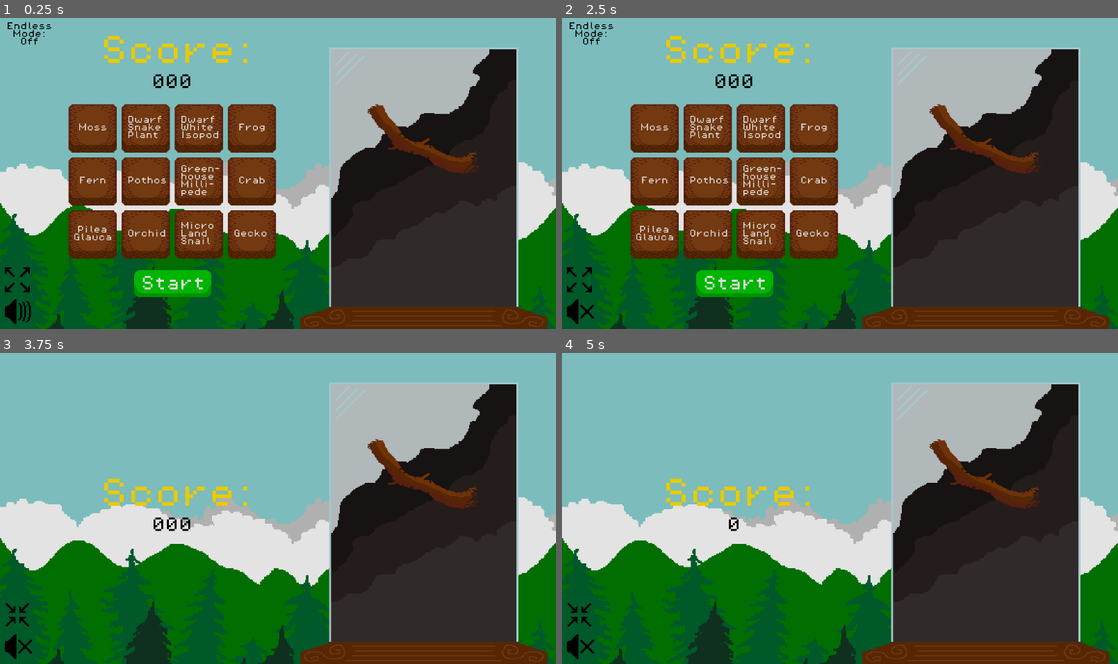
Above: before the commit, frames 1-4 (two rows, left to right).
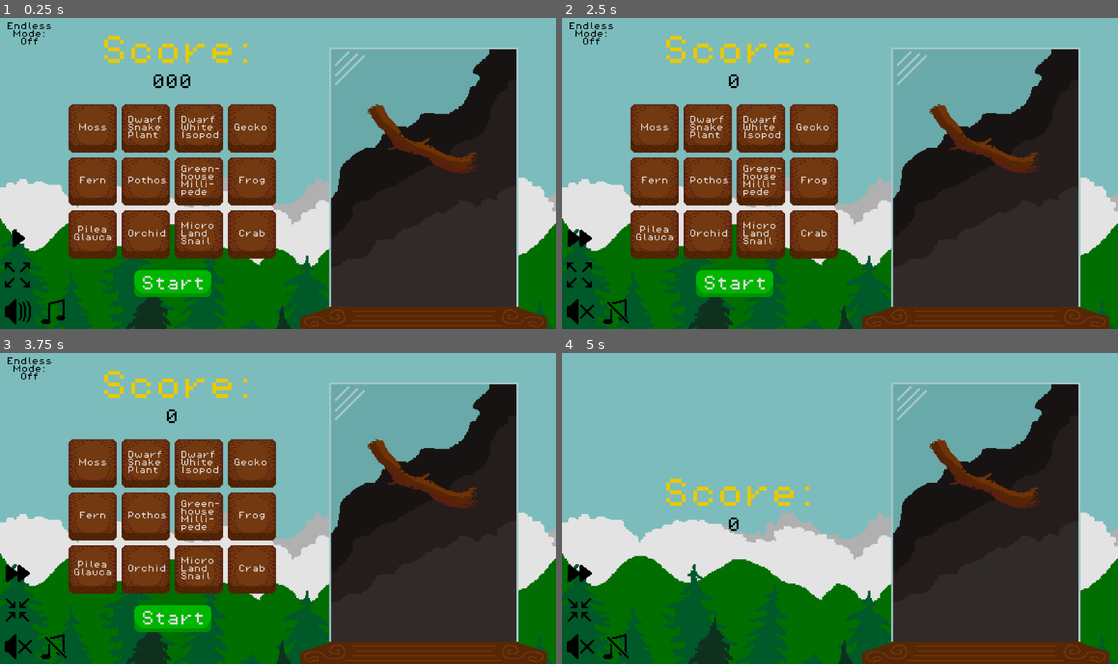
Above: after the commit, the same moments.

Repository: AdamOravecz1/GameJam2025
Game: Godot game, scene res://Scenes/main.tscn
The game is run twice, just before and just after one commit, with the same random seed, the same clock (stepped at 60 frames per second) and the same inputs.
Inputs (mouse positions are in pixels of both pictures, inside the frame that each line leads up to; where the layout moved, square brackets give the same spot in the first picture):
- Up to frame 1 (0.25 s): no input
- Up to frame 2 (2.5 s): click (578, 310) at 0.5 s; click (617, 313) at 1.27 s; click (578, 238) at 2.02 s
- Up to frame 3 (3.75 s): click "Start" at 2.75 s; click (16, 611) [16, 614] at 3.5 s
- Up to frame 4 (5 s): click "Start" at 4.25 s

The runs differ from the first frame. In frame 1, 14% of the frame differs, in the area x 0-100%, y 10-100%; in frame 2, 14%; in frame 3, 32%, in the area x 0-100%, y 1-100%; in frame 4, 18%.

Commit message:
music/speed setting

Diff:
--- a/Scenes/main.tscn
+++ b/Scenes/main.tscn
@@ -1,9 +1,9 @@
-[gd_scene load_steps=72 format=3 uid="uid://hxme3shh4xb6"]
+[gd_scene load_steps=85 format=3 uid="uid://hxme3shh4xb6"]
 
 [ext_resource type="Script" path="res://Scripts/main.gd" id="1_u4m1k"]
-[ext_resource type="Texture2D" uid="uid://ci286dfxxgitn" path="res://Sprites/EmptyAquarium.png" id="1_xrdet"]
 [ext_resource type="Texture2D" uid="uid://ccmi0hqy8fs4k" path="res://Sprites/BackGround.png" id="2_nvs12"]
 [ext_resource type="Texture2D" uid="uid://dmladlj1vegxh" path="res://Sprites/MossLayer0.png" id="2_ruou6"]
+[ext_resource type="Texture2D" uid="uid://biuwaoxby0m7w" path="res://Sprites/EmptyTerrarium.png" id="3_asujc"]
 [ext_resource type="Texture2D" uid="uid://coystd0oxwrwu" path="res://Sprites/MossLayer1.png" id="3_vehcd"]
 [ext_resource type="Texture2D" uid="uid://bdt6voosh4qhq" path="res://Sprites/MossLayer2.png" id="4_e18b1"]
 [ext_resource type="Texture2D" uid="uid://bo56nlp7b5nwx" path="res://Sprites/MossLayer3.png" id="5_3ie40"]
@@ -46,7 +46,10 @@
 [ext_resource type="Texture2D" uid="uid://vd7drletby43" path="res://Sprites/SoundOn.png" id="44_arqud"]
 [ext_resource type="FontFile" uid="uid://caswad0e4wnv2" path="res://Fonts/PixelOperator.ttf" id="45_xrfuq"]
 [ext_resource type="Theme" uid="uid://74khrow5p36h" path="res://Themes/StartButton.tres" id="46_fuqrg"]
+[ext_resource type="Texture2D" uid="uid://84a1lgttftrj" path="res://Sprites/MusicOn.png" id="47_j0xyb"]
 [ext_resource type="Texture2D" uid="uid://cgeojivcjesyp" path="res://Sprites/FullScreenOff.png" id="47_o4sx7"]
+[ext_resource type="AudioStream" uid="uid://bkftvpujfjuct" path="res://Sound/Music2.wav" id="48_1r5bm"]
+[ext_resource type="Texture2D" uid="uid://rn64fa4k4ixf" path="res://Sprites/Play.png" id="49_sx8fm"]
 
 [sub_resource type="RectangleShape2D" id="RectangleShape2D_tcfwk"]
 size = Vector2(26, 12)
@@ -75,6 +78,16 @@
 [sub_resource type="SegmentShape2D" id="SegmentShape2D_uflv2"]
 b = Vector2(-192, 0)
 
+[sub_resource type="StyleBoxEmpty" id="StyleBoxEmpty_esbyi"]
+
+[sub_resource type="StyleBoxEmpty" id="StyleBoxEmpty_r785n"]
+
+[sub_resource type="StyleBoxEmpty" id="StyleBoxEmpty_pr1mr"]
+
+[sub_resource type="StyleBoxEmpty" id="StyleBoxEmpty_8ftd4"]
+
+[sub_resource type="StyleBoxEmpty" id="StyleBoxEmpty_2447j"]
+
 [sub_resource type="StyleBoxEmpty" id="StyleBoxEmpty_ruxel"]
 
 [sub_resource type="StyleBoxEmpty" id="StyleBoxEmpty_2km3s"]
@@ -85,15 +98,15 @@
 
 [sub_resource type="StyleBoxEmpty" id="StyleBoxEmpty_163jx"]
 
-[sub_resource type="StyleBoxEmpty" id="StyleBoxEmpty_esbyi"]
-
-[sub_resource type="StyleBoxEmpty" id="StyleBoxEmpty_r785n"]
-
-[sub_resource type="StyleBoxEmpty" id="StyleBoxEmpty_pr1mr"]
-
-[sub_resource type="StyleBoxEmpty" id="StyleBoxEmpty_8ftd4"]
-
-[sub_resource type="StyleBoxEmpty" id="StyleBoxEmpty_2447j"]
+[sub_resource type="StyleBoxEmpty" id="StyleBoxEmpty_oaf65"]
+
+[sub_resource type="StyleBoxEmpty" id="StyleBoxEmpty_vuwil"]
+
+[sub_resource type="StyleBoxEmpty" id="StyleBoxEmpty_nhihk"]
+
+[sub_resource type="StyleBoxEmpty" id="StyleBoxEmpty_uajmp"]
+
+[sub_resource type="StyleBoxEmpty" id="StyleBoxEmpty_coclv"]
 
 [sub_resource type="StyleBoxEmpty" id="StyleBoxEmpty_7gl2b"]
 
@@ -104,6 +117,16 @@
 [sub_resource type="StyleBoxEmpty" id="StyleBoxEmpty_l5dyg"]
 
 [sub_resource type="StyleBoxEmpty" id="StyleBoxEmpty_7erh1"]
+
+[sub_resource type="StyleBoxEmpty" id="StyleBoxEmpty_cty6d"]
+
+[sub_resource type="StyleBoxEmpty" id="StyleBoxEmpty_tpqgk"]
+
+[sub_resource type="StyleBoxEmpty" id="StyleBoxEmpty_4iqq4"]
+
+[sub_resource type="StyleBoxEmpty" id="StyleBoxEmpty_rg13n"]
+
+[sub_resource type="StyleBoxEmpty" id="StyleBoxEmpty_n6hgt"]
 
 [node name="Main" type="Node2D" groups=["Main"]]
 y_sort_enabled = true
@@ -111,7 +134,7 @@
 
 [node name="BackGround" type="Sprite2D" parent="."]
 z_index = -1
-position = Vector2(-228, 41)
+position = Vector2(-228, 57)
 scale = Vector2(0.5, 0.5)
 texture = ExtResource("2_nvs12")
 
@@ -159,7 +182,7 @@
 
 [node name="EmptyAquarium" type="Sprite2D" parent="."]
 position = Vector2(18, -306)
-texture = ExtResource("1_xrdet")
+texture = ExtResource("3_asujc")
 offset = Vector2(-18, 306)
 
 [node name="Moss" type="Node2D" parent="."]
@@ -527,26 +550,26 @@
 
 [node name="Frog" type="Button" parent="Buttons/LargeAnimals"]
 custom_minimum_size = Vector2(50, 50)
-offset_top = -55.0
-offset_right = 50.0
-offset_bottom = -5.0
+offset_right = 50.0
+offset_bottom = 50.0
 theme = ExtResource("40_kiocg")
 text = "Frog
 "
 
 [node name="Crab" type="Button" parent="Buttons/LargeAnimals"]
 custom_minimum_size = Vector2(50, 50)
-offset_right = 50.0
-offset_bottom = 50.0
+offset_top = 55.0
+offset_right = 50.0
+offset_bottom = 105.0
 theme = ExtResource("40_kiocg")
 text = "Crab
 "
 
 [node name="Gecko" type="Button" parent="Buttons/LargeAnimals"]
 custom_minimum_size = Vector2(50, 50)
-offset_top = 55.0
-offset_right = 50.0
-offset_bottom = 105.0
+offset_top = -55.0
+offset_right = 50.0
+offset_bottom = -5.0
 theme = ExtResource("40_kiocg")
 text = " Gecko"
 alignment = 0
@@ -561,20 +584,6 @@
 [node name="AnimalSound" type="AudioStreamPlayer" parent="."]
 stream = ExtResource("43_3cysk")
 bus = &"SFX"
-
-[node name="Sound" type="Button" parent="."]
-offset_left = -437.0
-offset_top = 160.0
-offset_right = -405.0
-offset_bottom = 192.0
-theme_type_variation = &"FlatButton"
-theme_override_styles/normal = SubResource("StyleBoxEmpty_ruxel")
-theme_override_styles/hover = SubResource("StyleBoxEmpty_2km3s")
-theme_override_styles/pressed = SubResource("StyleBoxEmpty_2voet")
-theme_override_styles/disabled = SubResource("StyleBoxEmpty_5xrs0")
-theme_override_styles/focus = SubResource("StyleBoxEmpty_163jx")
-toggle_mode = true
-icon = ExtResource("44_arqud")
 
 [node name="ScoreLabel" type="Label" parent="."]
 offset_left = -335.0
@@ -639,11 +648,38 @@
 Mode:
 Off"
 
+[node name="Sound" type="Button" parent="."]
+offset_left = -437.0
+offset_top = 160.0
+offset_right = -405.0
+offset_bottom = 192.0
+theme_type_variation = &"FlatButton"
+theme_override_styles/normal = SubResource("StyleBoxEmpty_ruxel")
+theme_override_styles/hover = SubResource("StyleBoxEmpty_2km3s")
+theme_override_styles/pressed = SubResource("StyleBoxEmpty_2voet")
+theme_override_styles/disabled = SubResource("StyleBoxEmpty_5xrs0")
+theme_override_styles/focus = SubResource("StyleBoxEmpty_163jx")
+toggle_mode = true
+icon = ExtResource("44_arqud")
+
+[node name="MusicButton" type="Button" parent="."]
+offset_left = -399.0
+offset_top = 161.0
+offset_right = -367.0
+offset_bottom = 193.0
+theme_override_styles/normal = SubResource("StyleBoxEmpty_oaf65")
+theme_override_styles/hover = SubResource("StyleBoxEmpty_vuwil")
+theme_override_styles/pressed = SubResource("StyleBoxEmpty_nhihk")
+theme_override_styles/disabled = SubResource("StyleBoxEmpty_uajmp")
+theme_override_styles/focus = SubResource("StyleBoxEmpty_coclv")
+toggle_mode = true
+icon = ExtResource("47_j0xyb")
+
 [node name="FullScreen" type="Button" parent="."]
 offset_left = -437.0
-offset_top = 127.0
+offset_top = 122.0
 offset_right = -405.0
-offset_bottom = 159.0
+offset_bottom = 154.0
 theme_override_styles/normal = SubResource("StyleBoxEmpty_7gl2b")
 theme_override_styles/hover = SubResource("StyleBoxEmpty_3xnpe")
 theme_override_styles/pressed = SubResource("StyleBoxEmpty_5nu26")
@@ -651,6 +687,23 @@
 theme_override_styles/focus = SubResource("StyleBoxEmpty_7erh1")
 toggle_mode = true
 icon = ExtResource("47_o4sx7")
+
+[node name="Speed" type="Button" parent="."]
+offset_left = -437.0
+offset_top = 84.0
+offset_right = -405.0
+offset_bottom = 116.0
+theme_override_styles/normal = SubResource("StyleBoxEmpty_cty6d")
+theme_override_styles/hover = SubResource("StyleBoxEmpty_tpqgk")
+theme_override_styles/pressed = SubResource("StyleBoxEmpty_4iqq4")
+theme_override_styles/disabled = SubResource("StyleBoxEmpty_rg13n")
+theme_override_styles/focus = SubResource("StyleBoxEmpty_n6hgt")
+icon = ExtResource("49_sx8fm")
+
+[node name="Music" type="AudioStreamPlayer" parent="."]
+stream = ExtResource("48_1r5bm")
+autoplay = true
+bus = &"Music"
 
 [connection signal="pressed" from="Buttons/SmallPlants/MossButton" to="." method="_on_moss_button_pressed"]
 [connection signal="pressed" from="Buttons/SmallPlants/FernButton" to="." method="_on_fern_button_pressed"]
@@ -666,8 +719,10 @@
 [connection signal="pressed" from="Buttons/LargeAnimals/Crab" to="." method="_on_crab_pressed"]
 [connection signal="pressed" from="Buttons/LargeAnimals/Gecko" to="." method="_on_gecko_pressed"]
 [connection signal="timeout" from="Timer" to="." method="_on_timer_timeout"]
-[connection signal="pressed" from="Sound" to="." method="_on_sound_pressed"]
 [connection signal="pressed" from="Start" to="." method="_on_start_pressed"]
 [connection signal="pressed" from="NewGame" to="." method="_on_new_game_pressed"]
 [connection signal="pressed" from="EndlessMode" to="." method="_on_endless_mode_pressed"]
+[connection signal="pressed" from="Sound" to="." method="_on_sound_pressed"]
+[connection signal="pressed" from="MusicButton" to="." method="_on_music_button_pressed"]
 [connection signal="pressed" from="FullScreen" to="." method="_on_full_screen_pressed"]
+[connection signal="pressed" from="Speed" to="." method="_on_speed_pressed"]
--- a/Scripts/main.gd
+++ b/Scripts/main.gd
@@ -12,6 +12,14 @@
 @export var sound_on = preload("res://Sprites/SoundOn.png")
 @export var full_screen_off = preload("res://Sprites/FullScreenOff.png")
 @export var full_screen_on = preload("res://Sprites/FullScreenOn.png")
+@export var music_off = preload("res://Sprites/MusicOff.png")
+@export var music_on = preload("res://Sprites/MusicOn.png")
+@export var pause_icon = preload("res://Sprites/Pause.png")
+@export var play_icon = preload("res://Sprites/Play.png")
+@export var fast_forward_icon = preload("res://Sprites/FastForward.png")
+
+var game_speed = [play_icon, fast_forward_icon, pause_icon]
+var game_speed_counter = 0
 
 var sound = true
 var endless_mode = false
@@ -459,3 +467,22 @@
 	else:
 		DisplayServer.window_set_mode(DisplayServer.WINDOW_MODE_WINDOWED)
 		$FullScreen.icon = full_screen_off
+
+
+func _on_music_button_pressed():
+	var bus_index = AudioServer.get_bus_index("Music")
+	var is_muted = $MusicButton.button_pressed
+
+	AudioServer.set_bus_mute(bus_index, is_muted)
+	$MusicButton.icon = music_off if is_muted else music_on
+
+
+func _on_speed_pressed():
+	game_speed_counter += 1
+	$Speed.icon = game_speed[game_speed_counter%3]
+	if game_speed_counter%3 == 1:
+		Engine.time_scale = 4
+	elif game_speed_counter%3 == 2:
+		Engine.time_scale = 0
+	else:
+		Engine.time_scale = 1
--- a/default_bus_layout.tres
+++ b/default_bus_layout.tres
@@ -7,3 +7,9 @@
 bus/1/bypass_fx = false
 bus/1/volume_db = 0.0
 bus/1/send = &"Master"
+bus/2/name = &"Music"
+bus/2/solo = false
+bus/2/mute = false
+bus/2/bypass_fx = false
+bus/2/volume_db = 0.0
+bus/2/send = &"Master"
Not shown, added: Sound/Music.wav.import
Not shown, added: Sound/Music2.wav.import
Binary file added: Sprites/EmptyTerrarium.png
Not shown, added: Sprites/EmptyTerrarium.png.import
Binary file added: Sprites/FastForward.png
Not shown, added: Sprites/FastForward.png.import
Binary file added: Sprites/MusicOff.png
Not shown, added: Sprites/MusicOff.png.import
Binary file added: Sprites/MusicOn.png
Not shown, added: Sprites/MusicOn.png.import
Binary file added: Sprites/Pause.png
Not shown, added: Sprites/Pause.png.import
(and 4 more such lines)
